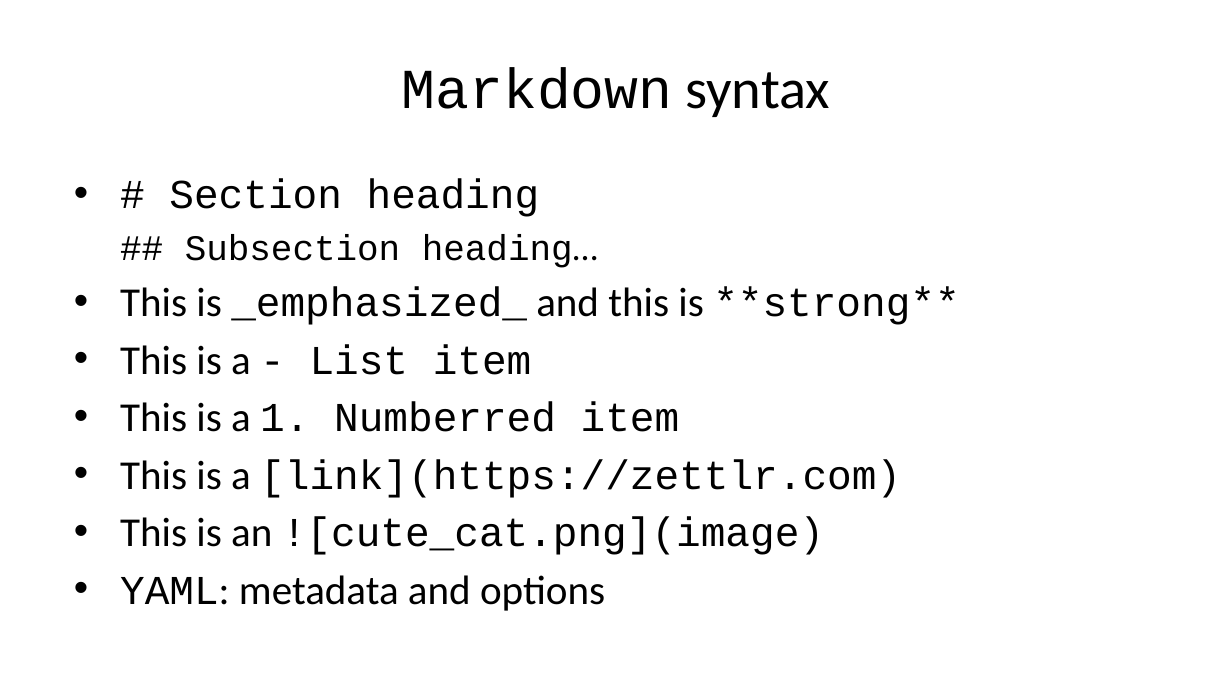
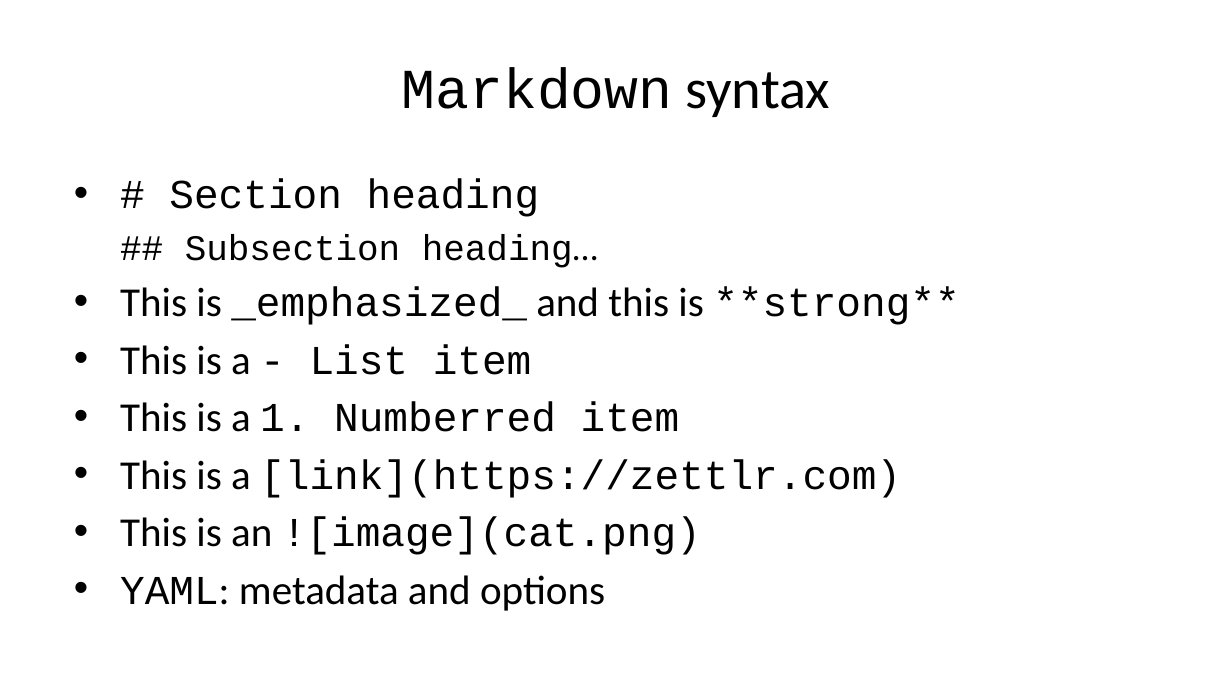
Before and after one commit to smart-edtech/smarties, a slide deck: slide 12 of workshop/markdown/index.pptx. Drawn at 1232x693 pixels with LibreOffice and Linux fonts; fonts in the diff are those of the drawing. Boxes give left, top, right and bottom in pixels: in the first picture for what was removed or moved away, otherwise in the second. Text is boxed around its words. In the diff, an @@ line names an element or a change of style, - is before the commit and + after.

```diff
--- a/workshop/markdown/index.pptx
+++ b/workshop/markdown/index.pptx
@@ text at (x1=120, y1=516, x2=701, y2=555): text changed @@
-• This is an ![cute_cat.png](image)
+• This is an ![image](cat.png)
```
Also in this commit, not shown: 1 other slide changed, 11 other files.
